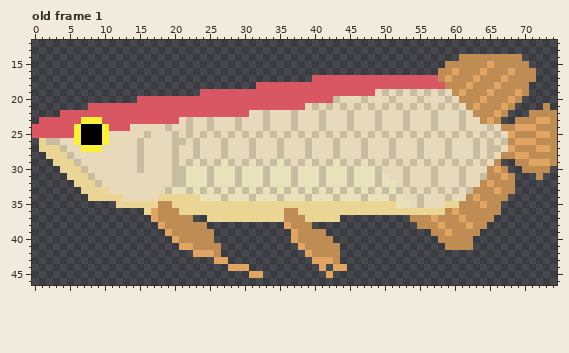
File history of a pixel-art file, assets/art/arowana.aseprite. The picture above is the old version.
75x50 pixels, 1 frame. Shown: old frame 1: x 0..74, y 12..46. The commit also changed other frames, which this record leaves out.
The same view after the edit:
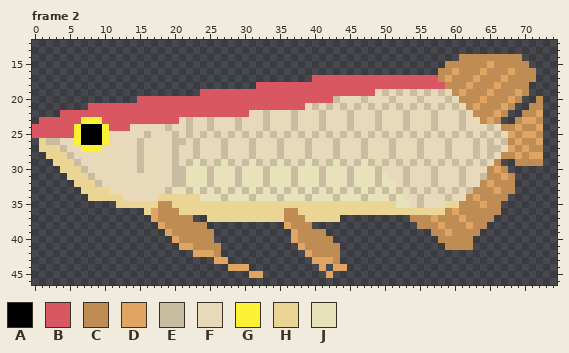
Palette (. is transparent): A #000000  B #d95763  C #bf8c54  D #e0a463  E #c9bda1  F #e7d9b9  G #fbf236  H #ead595  J #e8e2ba
A new or re-ordered frame is compared with the old frame closest to it.
Difference:
frames 1 -> 5
Frame 2 is new; against old frame 1:
Colour C now appears in row 20 at x 72; in row 21 at x 71 to 72; in row 22 at x 70.
The author changed colour D to colour C in row 23 at x 72; in row 24 at x 70 to 71; in row 25 at x 72; in row 26 at x 70 to 71; in row 27 at x 72; in row 28 at x 70.
The author changed colour D to colour C in row 29 at x 71 to 72.
The author changed colour C to colour D in row 22 at x 72; in row 23 at x 70 to 71; in row 24 at x 72; in row 25 at x 70 to 71; in row 26 at x 72; in row 27 at x 70.
The author changed colour C to colour D in row 28 at x 71 to 72.
The author cleared colour C in row 21 at x 73; in row 22 at x 73 to 74; in row 23 at x 74; in row 24 at x 73 to 74; in row 25 at x 74; in row 26 at x 73 to 74.
The author cleared colour C in row 27 at x 74; in row 28 at x 73 to 74; in row 29 at x 74; in row 30 at x 70 to 73; in row 31 at x 72.
The author cleared colour D in row 23 at x 73; in row 25 at x 73; in row 27 at x 73; in row 29 at x 73.
